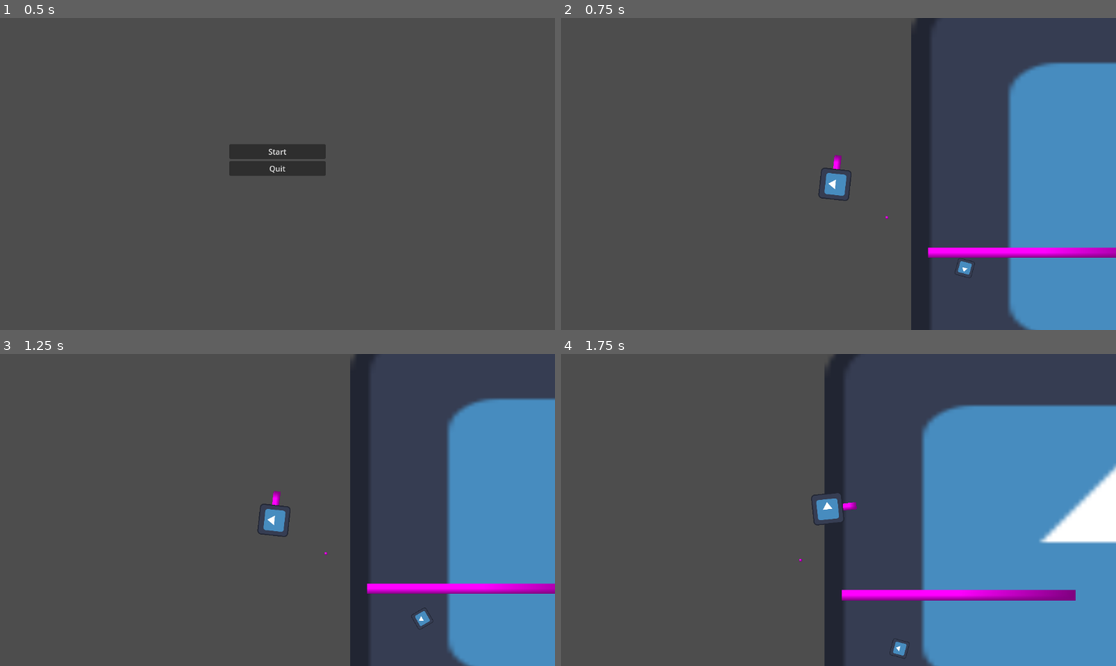
Above: before the commit, frames 1-4 (two rows, left to right).
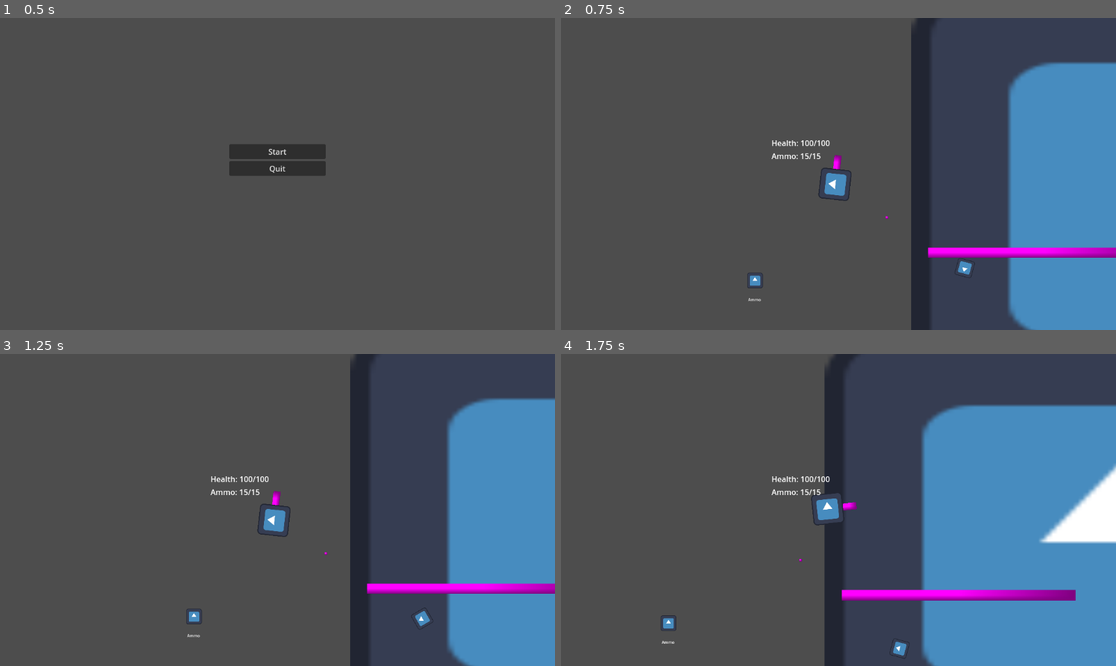
Above: after the commit, the same moments.

Repository: beabadoobee300/gmtk-2025
Game: Godot game, scene res://scenes/main.tscn
Two runs of this game, one before a commit and one after it. Both use one fixed random seed, a clock stepped at 60 frames per second and the inputs below. The engine's default icon, where the game draws it, is replaced by a stand-in: a white triangle on a blue panel in a dark square.
Inputs (mouse positions are in pixels of both pictures, inside the frame that each line leads up to):
- Up to frame 1 (0.5 s): no input
- Up to frame 2 (0.75 s): click "Start" at 0.5 s
- Up to frame 3 (1.25 s): no input
- Up to frame 4 (1.75 s): move the mouse to (960, 494) at 1.27 s; hold D (right) from 1.28 s (still down); tap W (up) at 1.35, 1.52 s

Frame 1 is identical in both runs. In frame 2, 0.3% of the frame differs, in the area x 33-49%, y 39-91%; in frame 3, 0.3%; in frame 4, 0.3%, in the area x 18-49%, y 39-93%.

Commit message:
working hud

Diff:
--- /dev/null
+++ b/scenes/collectable.tscn
@@ -0,0 +1,35 @@
+[gd_scene load_steps=4 format=3 uid="uid://ds186todub6nv"]
+
+[ext_resource type="Script" uid="uid://bkymcghqjjmy4" path="res://scripts/collectable.gd" id="1_llfh3"]
+[ext_resource type="Texture2D" uid="uid://b7jpg6lh65cui" path="res://icon.svg" id="1_ti8a4"]
+
+[sub_resource type="CircleShape2D" id="CircleShape2D_llfh3"]
+radius = 2.375
+
+[node name="Collectable" type="Area2D"]
+script = ExtResource("1_llfh3")
+
+[node name="CollisionShape2D" type="CollisionShape2D" parent="."]
+scale = Vector2(8, 8)
+shape = SubResource("CircleShape2D_llfh3")
+
+[node name="Sprite2D" type="Sprite2D" parent="."]
+scale = Vector2(0.25, 0.25)
+texture = ExtResource("1_ti8a4")
+
+[node name="Label" type="Label" parent="."]
+anchors_preset = 8
+anchor_left = 0.5
+anchor_top = 0.5
+anchor_right = 0.5
+anchor_bottom = 0.5
+offset_left = -23.0
+offset_top = 20.0
+offset_right = 63.0
+offset_bottom = 95.0
+grow_horizontal = 2
+grow_vertical = 2
+scale = Vector2(0.52, 0.52)
+text = "Collectable
+"
+horizontal_alignment = 1
--- a/scenes/game.tscn
+++ b/scenes/game.tscn
@@ -6,6 +6,8 @@
 [ext_resource type="PackedScene" uid="uid://k2f51np661vy" path="res://scenes/respawn_point.tscn" id="4_lbhrr"]
 [ext_resource type="PackedScene" uid="uid://dflojfero2vs0" path="res://scenes/enemy.tscn" id="5_iywne"]
 [ext_resource type="PackedScene" uid="uid://bm4qxkcpayemq" path="res://scenes/environment.tscn" id="6_p57ef"]
+[ext_resource type="PackedScene" uid="uid://ds186todub6nv" path="res://scenes/collectable.tscn" id="7_u5sy4"]
+[ext_resource type="PackedScene" uid="uid://hjtoyttnifoi" path="res://scenes/hud.tscn" id="8_gee14"]
 
 [node name="Game" type="Node2D"]
 script = ExtResource("1_uwrxv")
@@ -27,3 +29,9 @@
 
 [node name="Environment" parent="." instance=ExtResource("6_p57ef")]
 position = Vector2(150, 80)
+
+[node name="Collectable" parent="." instance=ExtResource("7_u5sy4")]
+position = Vector2(-166, 200)
+
+[node name="hud" parent="." instance=ExtResource("8_gee14")]
+unique_name_in_owner = true
--- /dev/null
+++ b/scenes/hud.gd
@@ -0,0 +1,11 @@
+extends CanvasLayer
+func _ready():
+	var player = get_node("../Player")
+	player.health_updated.connect(_on_health_updated)
+	player.ammo_updated.connect(_on_ammo_updated)
+
+func _on_health_updated(value):
+	$VBoxContainer/health.text = "Health: %d/100" % value
+
+func _on_ammo_updated(value):
+	$VBoxContainer/ammo.text = "Ammo: %d/15" % value
--- /dev/null
+++ b/scenes/hud.tscn
@@ -0,0 +1,20 @@
+[gd_scene load_steps=2 format=3 uid="uid://hjtoyttnifoi"]
+
+[ext_resource type="Script" uid="uid://uyp4h5kcg8cr" path="res://scenes/hud.gd" id="1_ahhtf"]
+
+[node name="hud" type="CanvasLayer"]
+script = ExtResource("1_ahhtf")
+
+[node name="VBoxContainer" type="VBoxContainer" parent="."]
+offset_left = 437.0
+offset_top = 248.0
+offset_right = 497.0
+offset_bottom = 298.0
+
+[node name="health" type="Label" parent="VBoxContainer"]
+layout_mode = 2
+text = "Health: "
+
+[node name="ammo" type="Label" parent="VBoxContainer"]
+layout_mode = 2
+text = "Ammo: "
--- /dev/null
+++ b/scripts/collectable.gd
@@ -0,0 +1,39 @@
+extends Area2D
+
+# Export variables for easy customization
+@export var collectable_name := "item"
+@export var value := 1
+@export var disappear_on_collect := true
+@export var respawn_time := 0.0 # 0 means don't respawn
+
+# Custom signal for collection
+signal collected(item_name, item_value)
+@export var item_name := "Ammo"  # Text to display
+@export var show_name := true    # Toggle visibility
+
+func _ready():
+	# Connect the area's signal
+	body_entered.connect(_on_body_entered)
+	 # Configure the label
+	$Label.text = item_name
+	$Label.visible = show_name
+	# Center the text
+	$Label.horizontal_alignment = HORIZONTAL_ALIGNMENT_CENTER
+	$Label.vertical_alignment = VERTICAL_ALIGNMENT_CENTER
+
+func _on_body_entered(body):
+	if body.is_in_group("player"): # Or whatever your player group is
+		emit_signal("collected", collectable_name, value)
+		handle_collection()
+
+func handle_collection():
+	if disappear_on_collect:
+		visible = false
+		$CollisionShape2D.set_deferred("disabled", true)
+
+		if respawn_time > 0:
+			await get_tree().create_timer(respawn_time).timeout
+			visible = true
+			$CollisionShape2D.set_deferred("disabled", false)
+		else:
+			queue_free()
--- a/scripts/gun.gd
+++ b/scripts/gun.gd
@@ -6,8 +6,8 @@
 @export var fire_rate := 0.2
 @export var slow_duration := 0.3
 @export var automatic := false
-@export var ammo := 30
-@export var max_ammo := 90
+@export var ammo := 15
+@export var max_ammo := 15
 @export var reload_time := 1.5
 @export var enemy: PackedScene
 
--- a/scripts/player.gd
+++ b/scripts/player.gd
@@ -11,9 +11,15 @@
 # Nodes
 @onready var gun: Node2D = $gun
 @onready var sprite: Sprite2D = $player
+@onready var health_label: Label = get_node("../CanvasLayer/VBoxContainer/health")
+@onready var ammo_label: Label = get_node("../CanvasLayer/VBoxContainer/ammo")
+
 @export var enemy_scene : PackedScene
 @export var death_enemy_scale := 1.0
+# signals
 
+signal health_updated(value)
+signal ammo_updated(value)
 # State variables
 var current_health : int
 var is_dead := false
@@ -28,6 +34,8 @@
 func _ready():
 	current_health = max_health
 	original_position = global_position
+
+	update_labels()
 	if respawn_points.is_empty():
 		respawn_points.append(self) # Default to starting position
 
@@ -35,6 +43,12 @@
 	if !is_dead:
 		get_input(delta)
 		move_and_slide()
+		update_labels()
+
+
+func update_labels():
+	emit_signal("health_updated", current_health)
+	emit_signal("ammo_updated", gun.current_ammo)
 
 func _process(delta):
 	if shooting and !is_dead:
Empty file added: camera_2d.gd
Renamed: scenes/camera_2d.gd.uid -> camera_2d.gd.uid
Empty file removed: scenes/camera_2d.gd
Not shown: 1 places in scenes/game.tscn that only renumber resources
Not shown, added: scenes/hud.gd.uid
Not shown, added: scripts/collectable.gd.uid
